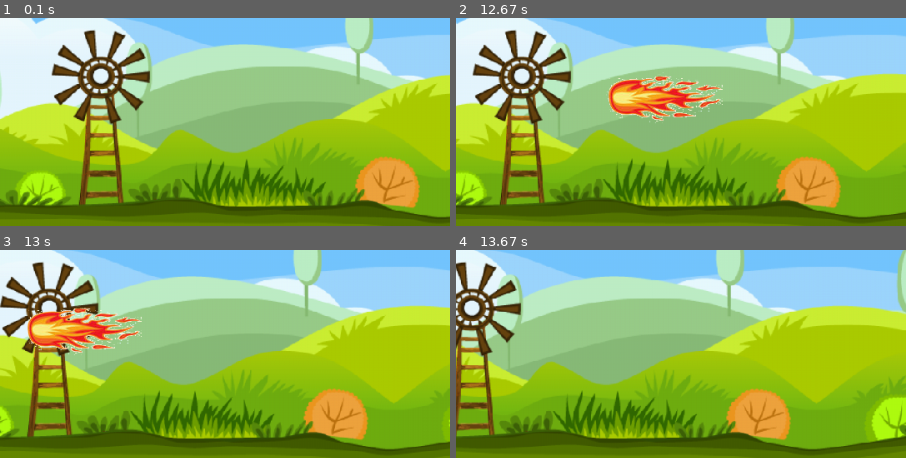
Above: before the commit, frames 1-4 (two rows, left to right).
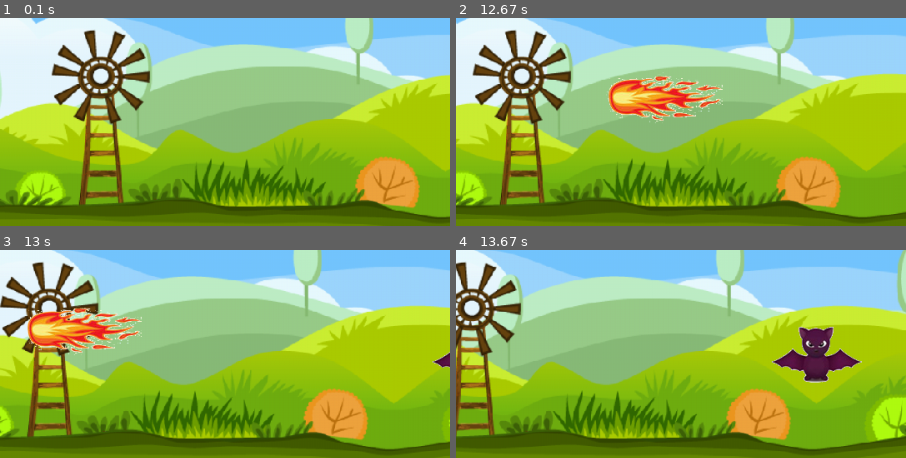
Above: after the commit, the same moments.

Repository: imn00133/PythonSeminar17
Game: pygame game, started from text_materials_test/pygame/airplane_game/7_Enemy_collision.py
Same seed, same stepped clock (60 frames per second), same inputs: the game is played once before the commit and once after it.
Inputs:
- Up to frame 1 (0.1 s): no input
- Up to frame 2 (12.67 s): hold Up 0.33-0.8 s; hold Right 0.83-1.47 s; tap Ctrl at 0.9, 1.2, 1.57, 1.97, 2.27, 2.47, 2.77, 2.97, 3.3, 3.6, 3.8, 4.1, 4.37, 4.7, 5, 5.13, 5.53, 5.83, 6.2, 6.6, 6.9, 7.1, 7.4, 7.6, 7.93, 8.23, 8.43, 8.73, 9, 9.33, 9.63, 9.77, 11.73, 12.03, 12.23, 12.57 s; hold Down 1.5-1.87 s; hold Left 1.9-2.37 s; hold Right 2.4-2.87 s; hold Up 2.9-3.2 s; hold Right 3.23-3.7 s; hold Left 3.73-4.27 s; hold Down 4.3-4.6 s; hold Left 4.63-5.03 s; hold Up 5.07-5.43 s; hold Right 5.47-6.1 s; hold Down 6.13-6.5 s; hold Left 6.53-7 s; hold Right 7.03-7.5 s; hold Up 7.53-7.83 s; hold Right 7.87-8.33 s; hold Left 8.37-8.9 s; hold Down 8.93-9.23 s; hold Left 9.27-9.67 s; hold Up 9.7-10.07 s; hold Right 11.67-12.13 s; hold Up 12.17-12.47 s; hold Right from 12.5 s (still down)
- Up to frame 3 (13 s): tap Ctrl at 12.87 s; release Right at 12.97 s
- Up to frame 4 (13.67 s): hold Left 13-13.53 s; tap Ctrl at 13.07, 13.37, 13.63 s; hold Down from 13.57 s (still down)
The pictures show only the part of the screen within x 50-100%, y 19-69%; the shares and areas given below are measured in that part.

Frames 1-2 are identical in both runs. In frame 3, 0.2% of the frame differs, in the area x 96-100%, y 48-57%; in frame 4, 2.6%, in the area x 70-91%, y 36-64%.

Commit message:
7 enemy_collision bug revise

Diff:
--- a/text_materials_test/pygame/airplane_game/7_Enemy_collision.py
+++ b/text_materials_test/pygame/airplane_game/7_Enemy_collision.py
@@ -343,6 +343,9 @@
         if airplane_crash_bat or airplane_crash_fire:
             # group이 그냥 초기화되면, 소멸자가 작동하지 않는 것으로 보아, 객체가 남는 것으로 보인다.
             # group을 명시적으로 비워준다.
+            if airplane_crash_bat:
+                # 박쥐와 비행기 충돌시, 리스트로 batsprite를 넘겨줘서 bat객체가 삭제되지 않는 것으로 추정. 비워준다.
+                del airplane_crash_bat[:]
             sprite_group.empty()
             bullet_group.empty()
             bat_group.empty()
